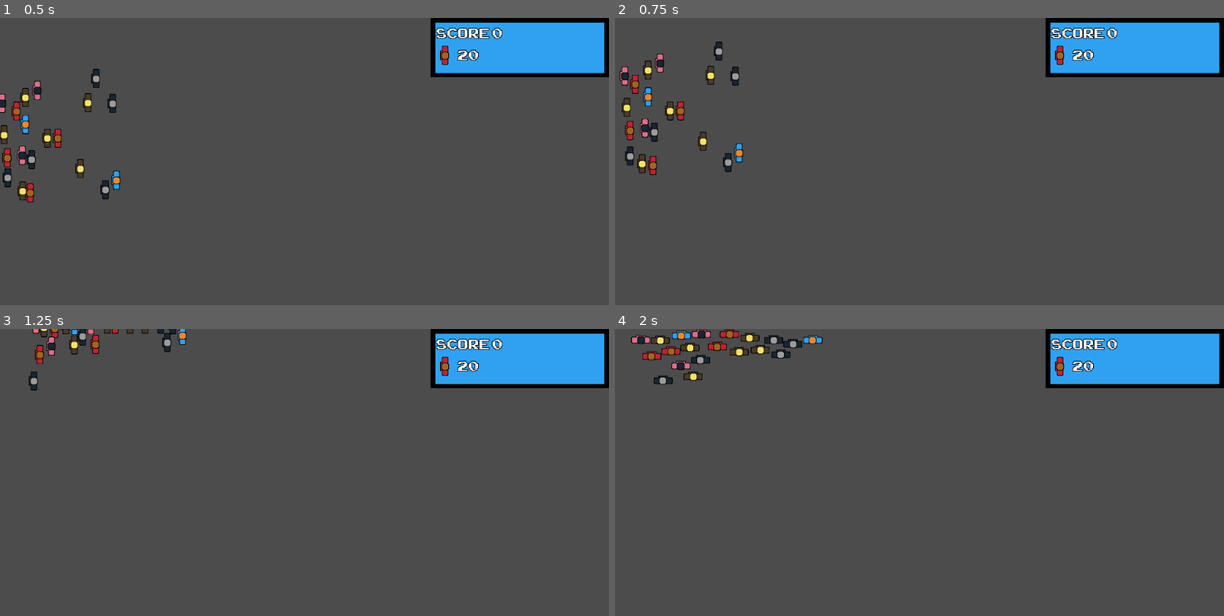
Above: before the commit, frames 1-4 (two rows, left to right).
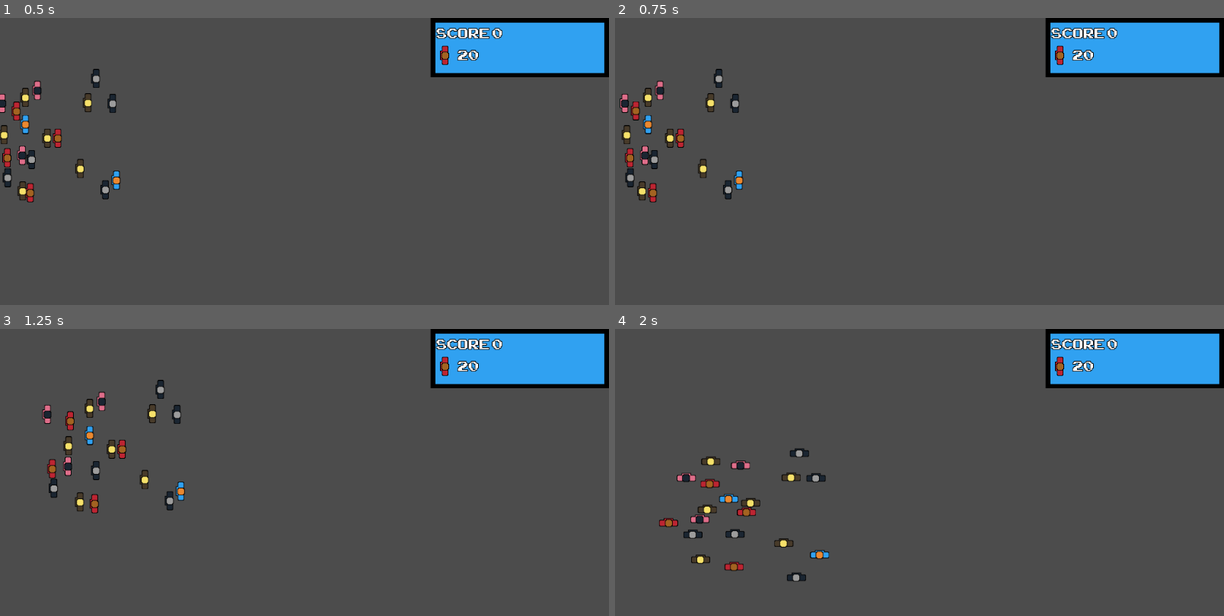
Above: after the commit, the same moments.

Repository: Robimy-gry/QGJ
Game: Godot game, scene res://World.tscn
The game is run twice, just before and just after one commit, with the same random seed, the same clock (stepped at 60 frames per second) and the same inputs.
Inputs:
- Up to frame 1 (0.5 s): no input
- Up to frame 2 (0.75 s): tap Enter at 0.5 s; hold Right (ui_right) from 0.53 s (still down); hold Space (ui_select) from 0.53 s (still down)
- Up to frame 3 (1.25 s): keep holding Right (ui_right); keep holding Space (ui_select)
- Up to frame 4 (2 s): release Right (ui_right) at 1.28 s; release Space (ui_select) at 1.28 s; hold Down (ui_down) from 1.28 s (still down); tap Space (ui_select) at 1.35, 1.52, 1.82 s

Frame 1 is identical in both runs. In frame 2, 3.0% of the frame differs, in the area x 0-22%, y 8-65%; in frame 3, 2.6%; in frame 4, 3.4%, in the area x 2-36%, y 0-89%.

Commit message:
Powerup system
- created powerup system
- added sound of dying and powerup
- added powerup icon to GUI

Diff:
--- a/GUI.gd
+++ b/GUI.gd
@@ -1,8 +1,15 @@
 extends CanvasLayer
 
 func _ready():
-	pass
+	$Control/TextureRect/HBoxContainer/HBoxContainer/Powerup.visible = false
+
 
 func update_GUI(people_count, score):
 	$Control/TextureRect/HBoxContainer/ScoreCount.text = "Score: " + str(score)
 	$Control/TextureRect/HBoxContainer/HBoxContainer/PeopleCount.text = str(people_count)
+
+func star_visible():
+	$Control/TextureRect/HBoxContainer/HBoxContainer/Powerup.visible = true
+
+func star_invisible():
+	$Control/TextureRect/HBoxContainer/HBoxContainer/Powerup.visible = false
--- a/GUI.tscn
+++ b/GUI.tscn
@@ -1,9 +1,10 @@
-[gd_scene load_steps=7 format=2]
+[gd_scene load_steps=8 format=2]
 
 [ext_resource path="res://Sprites/GUI/gui2.png" type="Texture" id=1]
 [ext_resource path="res://fonts/arcadeclassic/ARCADECLASSIC.TTF" type="DynamicFontData" id=2]
 [ext_resource path="res://GUI.gd" type="Script" id=3]
 [ext_resource path="res://Sprites/p1.png" type="Texture" id=4]
+[ext_resource path="res://Sprites/Powerup/star_plain.png" type="Texture" id=5]
 
 [sub_resource type="DynamicFont" id=1]
 size = 32
@@ -72,3 +73,9 @@
 margin_bottom = 33.0
 custom_fonts/font = SubResource( 2 )
 text = "0"
+
+[node name="Powerup" type="TextureRect" parent="Control/TextureRect/HBoxContainer/HBoxContainer"]
+margin_left = 58.0
+margin_right = 90.0
+margin_bottom = 33.0
+texture = ExtResource( 5 )
--- a/Obstacle.gd
+++ b/Obstacle.gd
@@ -25,5 +25,6 @@
 
 func _on_Obstacle_body_entered(body):
 	if body.is_in_group("Player"):
+		$AudioStreamPlayer.play()
 		body._die()
 		get_tree().call_group("World", "people_update")
--- a/Obstacle.tscn
+++ b/Obstacle.tscn
@@ -1,8 +1,9 @@
-[gd_scene load_steps=5 format=2]
+[gd_scene load_steps=6 format=2]
 
 [ext_resource path="res://player.png" type="Texture" id=1]
 [ext_resource path="res://CollisionShape2D.gd" type="Script" id=2]
 [ext_resource path="res://Obstacle.gd" type="Script" id=3]
+[ext_resource path="res://SFX/die.wav" type="AudioStream" id=4]
 
 [sub_resource type="RectangleShape2D" id=1]
 extents = Vector2( 15.8554, 15.8968 )
@@ -16,4 +17,7 @@
 [node name="CollisionShape2D" type="CollisionShape2D" parent="."]
 shape = SubResource( 1 )
 script = ExtResource( 2 )
+
+[node name="AudioStreamPlayer" type="AudioStreamPlayer" parent="."]
+stream = ExtResource( 4 )
 [connection signal="body_entered" from="." to="." method="_on_Obstacle_body_entered"]
--- a/Player.gd
+++ b/Player.gd
@@ -10,7 +10,7 @@
 var player_right = ["p1_right", "p2_right", "p3_right", "p4_right", "p5_right"]
 var player_down = ["p1_down", "p2_down", "p3_down", "p4_down", "p5_down"]
 var player_number
-var is_powerup_enabled = true
+var is_powerup_enabled = false
 
 func _ready():
 	screensize = get_viewport_rect().size
@@ -81,13 +81,20 @@
   var rand_text_index = int( rand_range(0, my_textures.size() ) )
   $Sprite.texture = my_textures[rand_text_index]
 
+func _powerup_ready():
+	$AudioStreamPlayer.play()
+	is_powerup_enabled = true
+	get_tree().call_group("World", "star_visible")
+
 func _powerup():
 	if is_powerup_enabled == true and (Input.is_action_pressed("ui_select")):
 		if position.y > screensize.y / 2:
-			motion.y += 50
+			motion.y += 500
 		else:
-			motion.y -= 50
-		#is_powerup_enabled = false
+			motion.y -= 500
+		is_powerup_enabled = false
+		get_tree().call_group("GUI", "star_invisible")
+
 
 func _die():
 	queue_free()
--- a/Player.tscn
+++ b/Player.tscn
@@ -11,6 +11,7 @@
 [ext_resource path="res://Sprites/p5_down.png" type="Texture" id=9]
 [ext_resource path="res://Sprites/p3_down.png" type="Texture" id=10]
 [ext_resource path="res://Sprites/p1_down.png" type="Texture" id=11]
+[ext_resource path="res://SFX/powerup.wav" type="AudioStream" id=12]
 
 [sub_resource type="SpriteFrames" id=1]
 animations = [ {
@@ -79,3 +80,6 @@
 [node name="CollisionShape2D" type="CollisionShape2D" parent="."]
 position = Vector2( -2.37167, 0 )
 shape = SubResource( 2 )
+
+[node name="AudioStreamPlayer" type="AudioStreamPlayer" parent="."]
+stream = ExtResource( 12 )
--- /dev/null
+++ b/Powerup.gd
@@ -0,0 +1,14 @@
+extends Area2D
+
+var SPEED = 250
+var motion =  Vector2()
+var dir = -1
+
+func _physics_process(delta):
+	motion.x = SPEED * delta * dir
+	translate(motion)
+
+func _on_Powerup_body_entered(body):
+	if body.is_in_group("Player"):
+		get_tree().call_group("Player", "_powerup_ready")
+		queue_free()
--- /dev/null
+++ b/Powerup.tscn
@@ -0,0 +1,18 @@
+[gd_scene load_steps=4 format=2]
+
+[ext_resource path="res://Sprites/Powerup/star_plain.png" type="Texture" id=2]
+[ext_resource path="res://Powerup.gd" type="Script" id=3]
+
+[sub_resource type="RectangleShape2D" id=1]
+extents = Vector2( 22.6164, 24.1715 )
+
+[node name="Powerup" type="Area2D"]
+script = ExtResource( 3 )
+
+[node name="Sprite" type="Sprite" parent="."]
+scale = Vector2( 1.6, 1.6 )
+texture = ExtResource( 2 )
+
+[node name="CollisionShape2D" type="CollisionShape2D" parent="."]
+shape = SubResource( 1 )
+[connection signal="body_entered" from="." to="." method="_on_Powerup_body_entered"]
--- a/World.gd
+++ b/World.gd
@@ -35,3 +35,6 @@
 func people_update():
 	people_count -= 1
 	update_GUI()
+
+func star_visible():
+	get_tree().call_group("GUI", "star_visible")
--- a/World.tscn
+++ b/World.tscn
@@ -1,10 +1,11 @@
-[gd_scene load_steps=6 format=2]
+[gd_scene load_steps=7 format=2]
 
 [ext_resource path="res://Player.tscn" type="PackedScene" id=1]
 [ext_resource path="res://Spawner.tscn" type="PackedScene" id=2]
 [ext_resource path="res://GUI.tscn" type="PackedScene" id=3]
 [ext_resource path="res://World.gd" type="Script" id=4]
 [ext_resource path="res://Score.tscn" type="PackedScene" id=5]
+[ext_resource path="res://Powerup.tscn" type="PackedScene" id=6]
 
 [node name="World" type="Node2D"]
 script = ExtResource( 4 )
@@ -21,6 +22,13 @@
 [node name="Spawner3" parent="." instance=ExtResource( 2 )]
 position = Vector2( 1022.2, 290 )
 
+[node name="PowerupSpawner" parent="." instance=ExtResource( 2 )]
+position = Vector2( 1022.2, 290 )
+spawnScene = ExtResource( 6 )
+timerPath = NodePath("../PowerupSpawner/Timer")
+minWaitTime = 15.0
+maxWaitTime = 30.0
+
 [node name="GUI" parent="." instance=ExtResource( 3 )]
 
 [node name="Score" parent="." instance=ExtResource( 5 )]
Not shown: 1 places in Player.tscn that only renumber resources
Binary file added: Sprites/Powerup/star_plain.png
Not shown, added: SFX/die.wav
Not shown, added: SFX/powerup.wav
